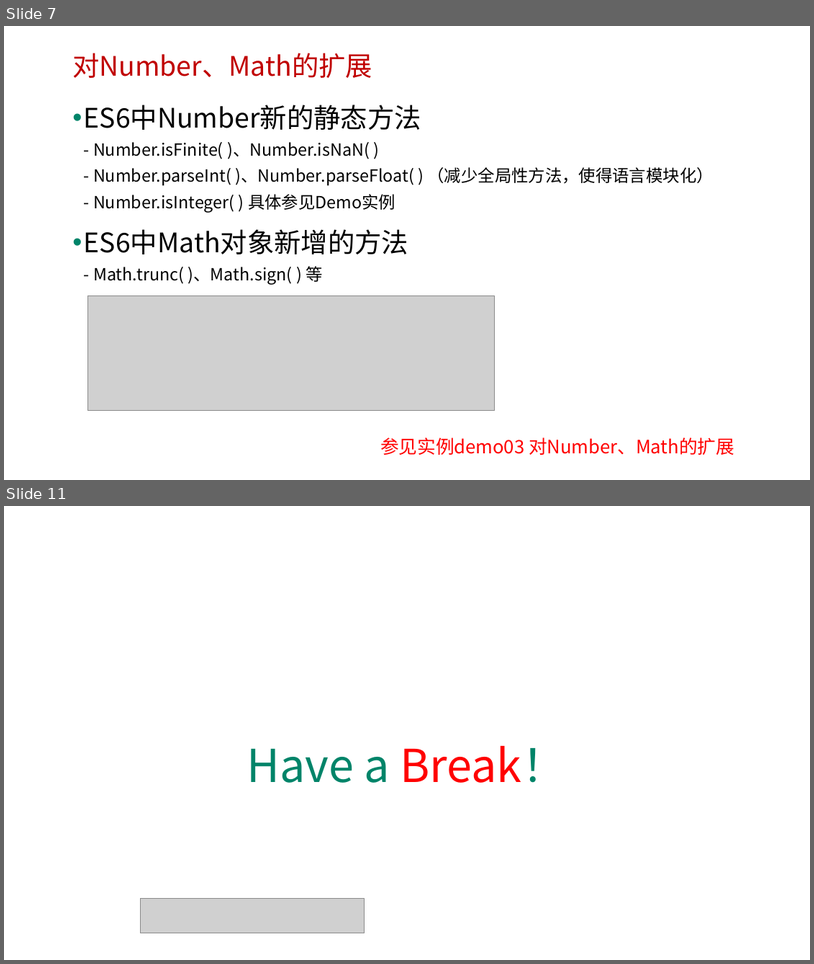
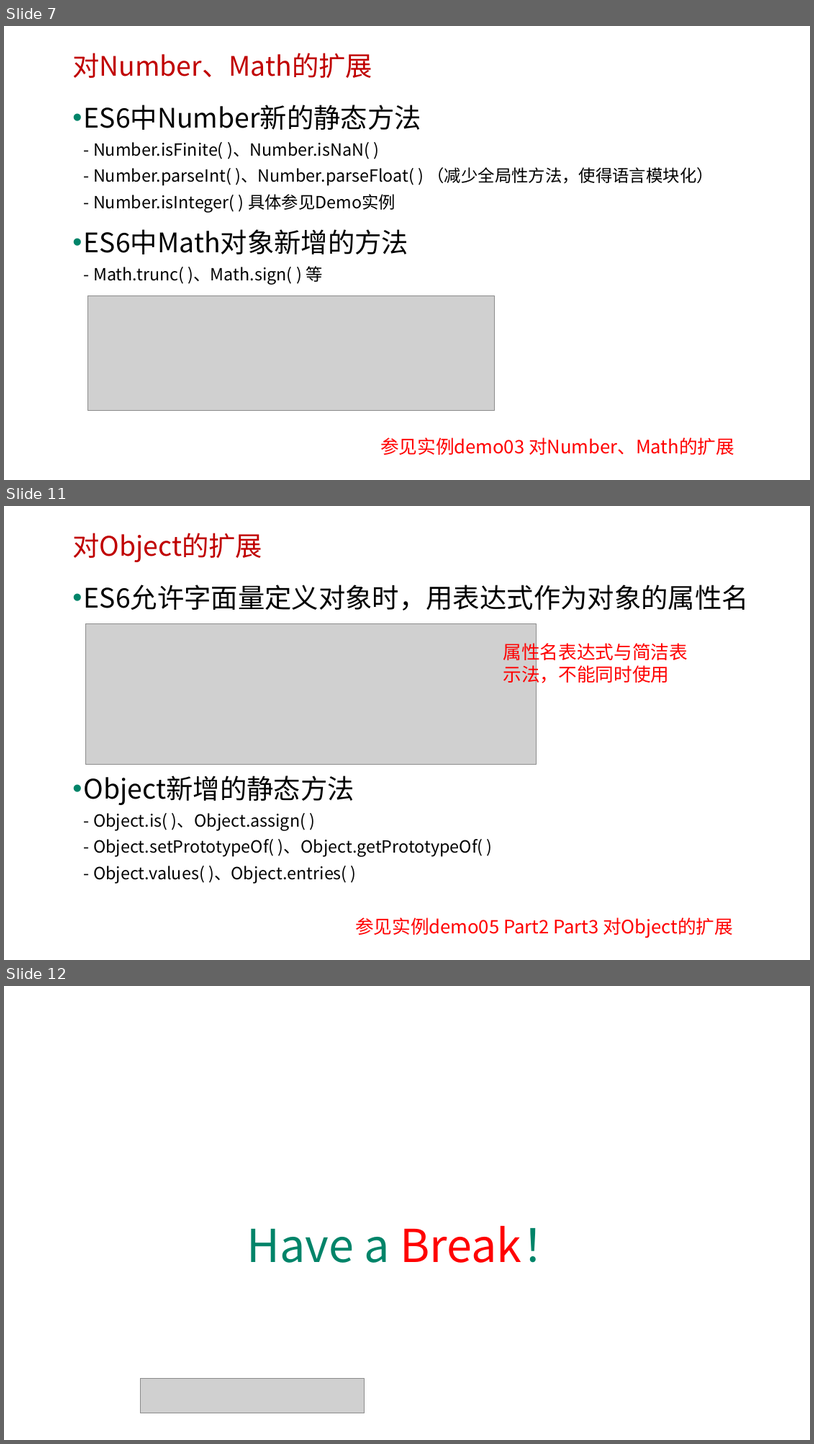
Before and after one commit to edu2act/course-javascript-advanced, a slide deck: 课程PPT/14.ECMAScript 6 二.pptx. Shown one above the other, each under a label of ours: slides 7 and 11 before the commit, slides 7, 11 and 12 after it; the slides between them are not shown. The pictures are 814x964 and 814x1444 pixels, drawn with LibreOffice and Linux fonts; fonts in the diff are those of the drawing; grey boxes stand for pictures; background and template pictures are left out. Boxes give left, top, right and bottom in pixels: in the first picture for what was removed or moved away, otherwise in the second. Text is boxed around its words. In the diff, an @@ line names an element or a change of style, - is before the commit and + after.

```diff
--- a/课程PPT/14.ECMAScript 6 二.pptx
+++ b/课程PPT/14.ECMAScript 6 二.pptx
@@ slide 11 added at bbox=[4, 506, 810, 960], background picture (left out) @@
@@ text added at bbox=[72, 533, 262, 562], 32 pt, text #C00000 @@
+对Object的扩展
@@ text added at bbox=[84, 584, 749, 883], 20 pt, text #000000 @@
+• ES6允许字面量定义对象时，用表达式作为对象的属性名
+• Object新增的静态方法
+  - Object.is( )、Object.assign( )
+  - Object.setPrototypeOf( )、Object.getPrototypeOf( )
+  - Object.values( )、Object.entries( )
@@ picture added at bbox=[86, 624, 537, 764] @@
@@ text added at bbox=[504, 640, 688, 686], 22 pt, text #FF0000 @@
+属性名表达式与简洁表示法，不能同时使用
@@ text added at bbox=[355, 917, 733, 938], 22 pt, text #FF0000 @@
+参见实例demo05 Part2 Part3 对Object的扩展
@@ what was slide 11 is now slide 12 @@
```
Also in this commit, not shown: 14 slides changed, 8 other files.
